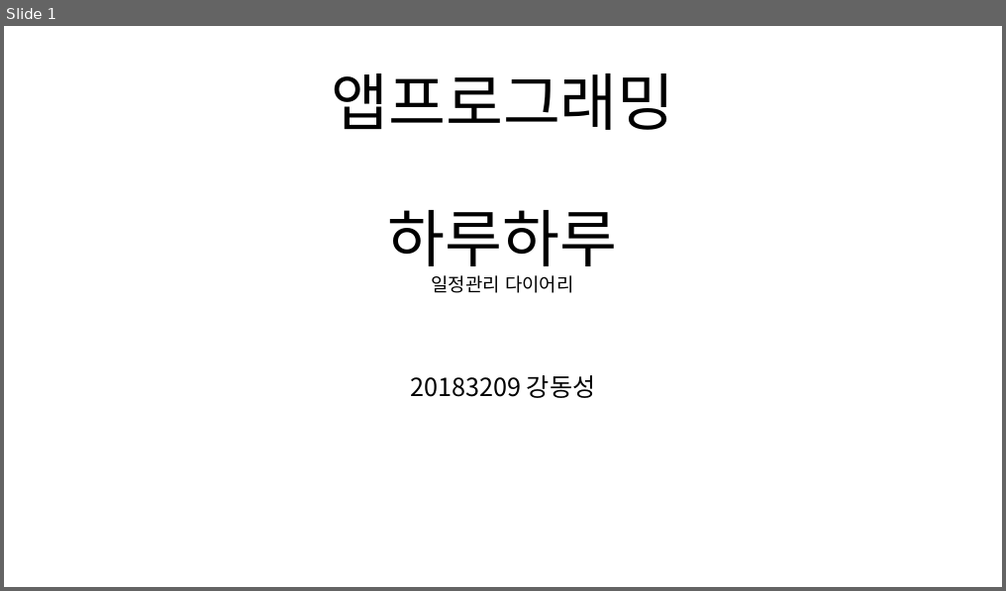
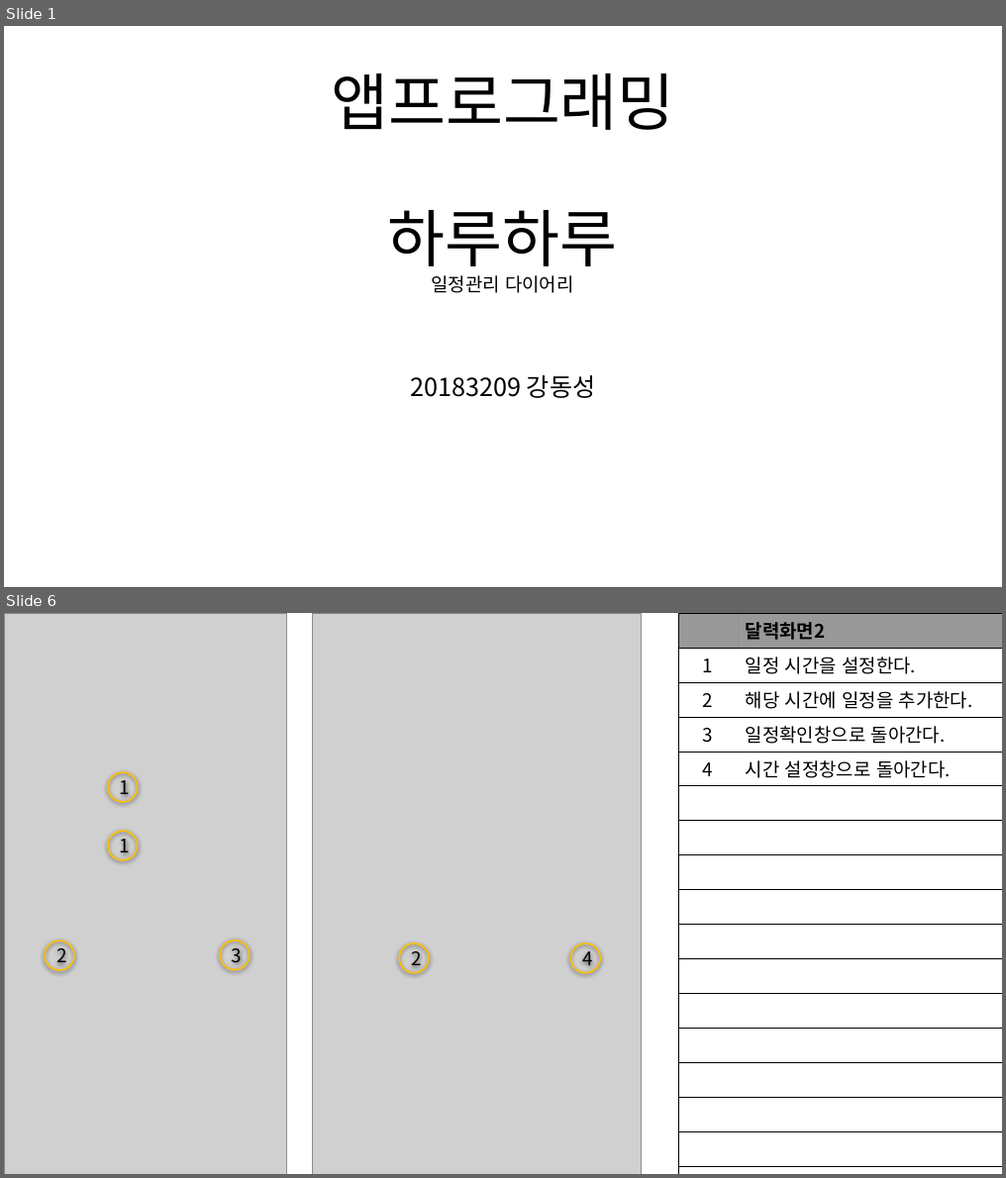
Before and after one commit to chamsaegugu9/hello_flutter, a slide deck: 앱기획.pptx. Shown one above the other, each under a label of ours: slide 1 before the commit, slides 1 and 6 after it; the slides between them are not shown. The pictures are 1006x591 and 1006x1178 pixels, drawn with LibreOffice and Linux fonts; fonts in the diff are those of the drawing; grey boxes stand for pictures. Boxes give left, top, right and bottom in pixels: in the first picture for what was removed or moved away, otherwise in the second. Text is boxed around its words. In the diff, an @@ line names an element or a change of style, - is before the commit and + after.

```diff
--- a/앱기획.pptx
+++ b/앱기획.pptx
@@ slide 6 added at box(4, 613, 1002, 1174), background #FFFFFF @@
@@ picture added at box(4, 613, 287, 1174) @@
@@ picture added at box(313, 613, 641, 1174) @@
@@ table added at box(678, 613, 1002, 1174), 20 rows, 2 columns @@
+ | 달력화면2
+1 | 일정 시간을 설정한다.
+2 | 해당 시간에 일정을 추가한다.
+3 | 일정확인창으로 돌아간다.
+4 | 시간 설정창으로 돌아간다.
+ | 
+ | 
+ | 
+ | 
+ | 
+ | 
+ | 
+ | 
+ | 
+ | 
+ | 
+ | 
+ | 
+ | 
+ | 
@@ ellipse added at box(108, 772, 138, 802), outline #FFC000 1.5 pt, 18 pt, text #000000 @@
+1
@@ ellipse added at box(108, 831, 138, 861), outline #FFC000 1.5 pt, 18 pt, text #000000 @@
+1
@@ ellipse added at box(45, 941, 73, 970), outline #FFC000 1.5 pt, 18 pt, text #000000 @@
+2
@@ ellipse added at box(220, 941, 249, 970), outline #FFC000 1.5 pt, 18 pt, text #000000 @@
+3
@@ ellipse added at box(399, 944, 429, 973), outline #FFC000 1.5 pt, 18 pt, text #000000 @@
+2
@@ ellipse added at box(570, 944, 600, 973), outline #FFC000 1.5 pt, 18 pt, text #000000 @@
+4
```
Also in this commit, not shown: 1 slide changed, 3 other slides added, 21 slides removed, 8 other files.
